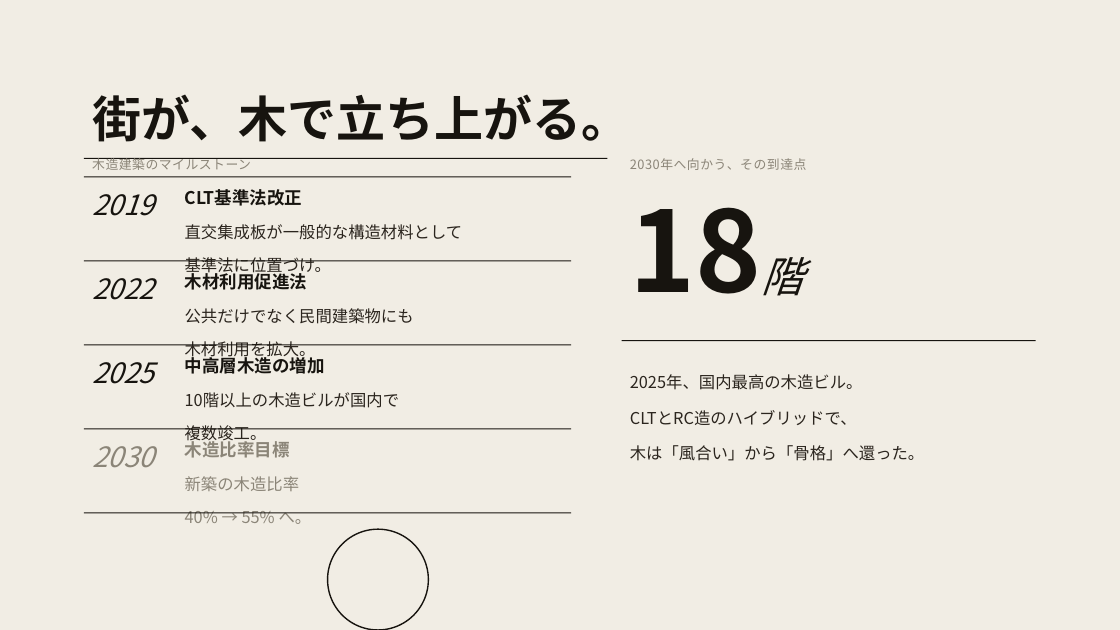
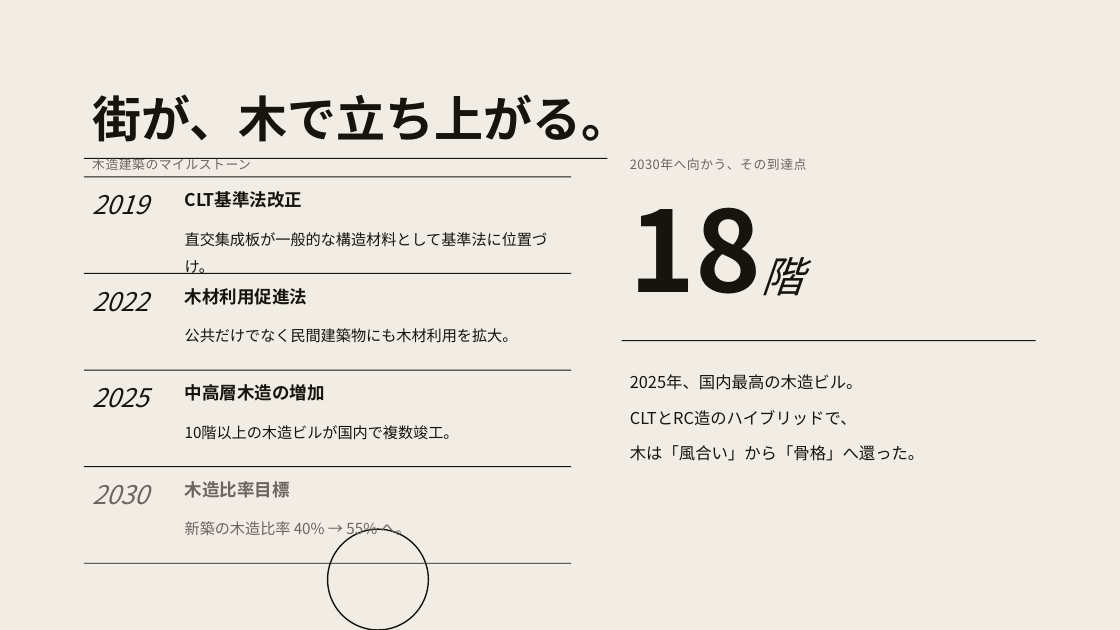
Before and after one commit to horihorihorihorichiz/-, a slide deck: slide 4 of slides/exports/architecture2026_text.pptx. Drawn at 1120x630 pixels with LibreOffice and Linux fonts; fonts in the diff are those of the drawing. Boxes give left, top, right and bottom in pixels: in the first picture for what was removed or moved away, otherwise in the second. Text is boxed around its words. In the diff, an @@ line names an element or a change of style, - is before the commit and + after.

```diff
--- a/slides/exports/architecture2026_text.pptx
+++ b/slides/exports/architecture2026_text.pptx
@@ text "木造建築のマイルストーン" at (92,158,251,170): text colour #8B8578 to #6B6560 @@
@@ text "2030年へ向かう、その到達点" at (630,158,807,170): text colour #8B8578 to #6B6560 @@
@@ text added at (185,191,303,208), 15 pt, text #17140F, bold @@
+CLT基準法改正
@@ text at (185,232,548,274): text changed; size 14 to 13 pt; text colour #2B251E to #17140F @@
-CLT基準法改正
-直交集成板が一般的な構造材料として
-基準法に位置づけ。
+直交集成板が一般的な構造材料として基準法に位置づけ。
@@ text "2022": place and size @@
-text "2022" at (92,278,154,300)
+text "2022" at (92,292,149,312)
@@ rectangle: place and size @@
-rectangle at (84,260,571,261)
+rectangle at (84,273,571,274)
@@ text added at (185,288,307,305), 15 pt, text #17140F, bold @@
+木材利用促進法
@@ text at (185,328,518,343): text changed; size 14 to 13 pt; text colour #2B251E to #17140F @@
-木材利用促進法
-公共だけでなく民間建築物にも
-木材利用を拡大。
+公共だけでなく民間建築物にも木材利用を拡大。
@@ text "2025年、国内最高の木造ビル。" at (630,374,925,461): text colour #2B251E to #17140F @@
@@ size 24 to 22 pt in 3 elements at (92,195,149,215), (92,292,149,312), (92,388,149,408) @@
@@ text "2025": place and size @@
-text "2025" at (92,362,154,384)
+text "2025" at (92,388,149,408)
@@ rectangle: place and size @@
-rectangle at (84,344,571,345)
+rectangle at (84,370,571,371)
@@ text at (185,384,325,401): text changed; size 14 to 15 pt; text colour #2B251E to #17140F; bold on @@
-中高層木造の増加
-10階以上の木造ビルが国内で
-複数竣工。
+中高層木造の増加
@@ text added at (185,425,459,440), 13 pt, text #17140F @@
+10階以上の木造ビルが国内で複数竣工。
@@ text "2030": place and size @@
-text "2030" at (92,446,154,467)
+text "2030" at (92,485,149,505)
@@ text "2030" at (92,485,149,505): size 24 to 22 pt, text colour #8B8578 to #6B6560 @@
@@ rectangle: place and size @@
-rectangle at (84,429,571,429)
+rectangle at (84,466,571,467)
@@ text added at (185,481,290,498), 15 pt, text #6B6560, bold @@
+木造比率目標
@@ text at (185,521,411,539): text changed; size 14 to 13 pt; text colour #8B8578 to #6B6560 @@
-木造比率目標
-新築の木造比率
-40% → 55% へ。
+新築の木造比率 40% → 55% へ。
@@ rectangle: place and size @@
-rectangle at (84,513,571,513)
+rectangle at (84,563,571,564)
```
Also in this commit, not shown: 5 other slides changed, 1 other file.
